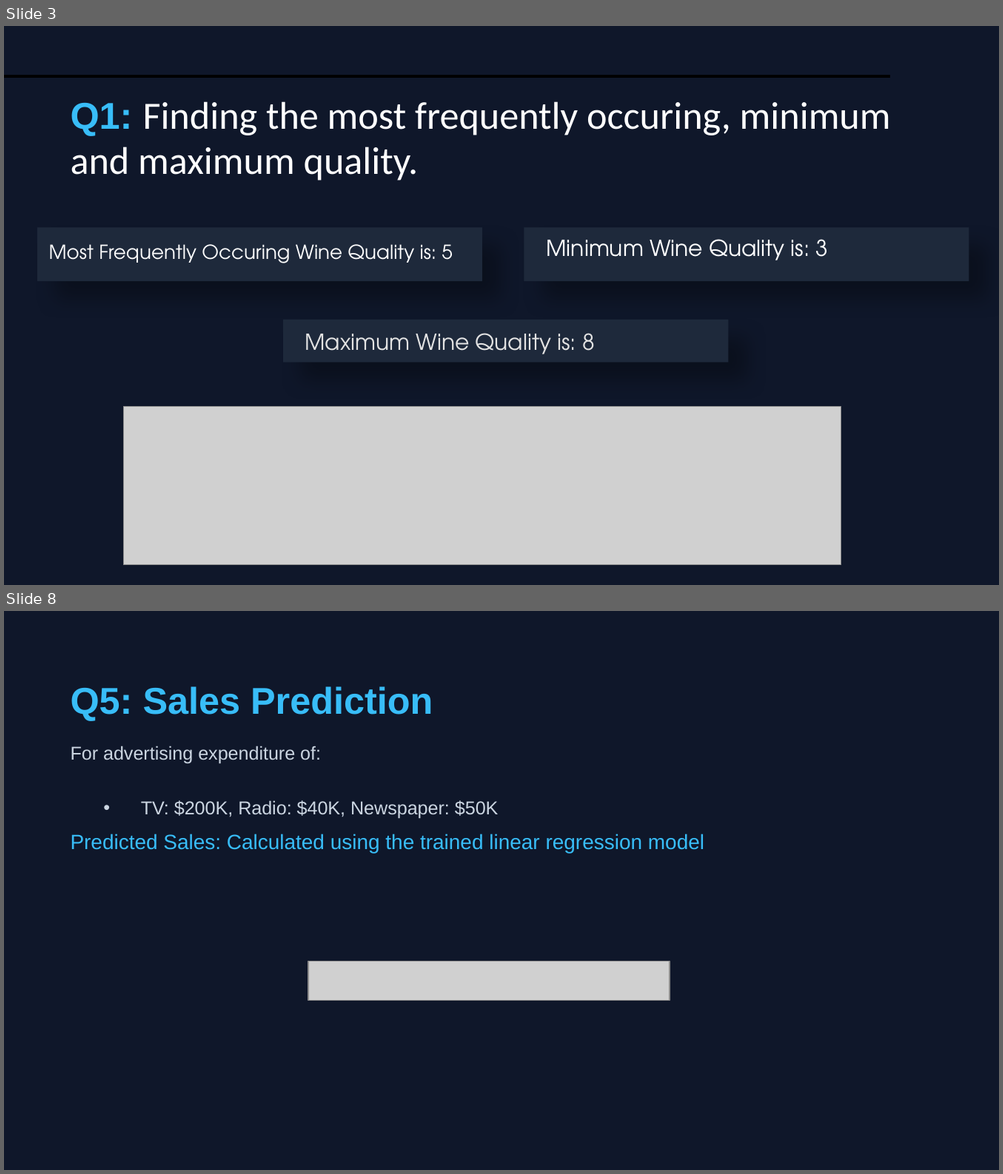
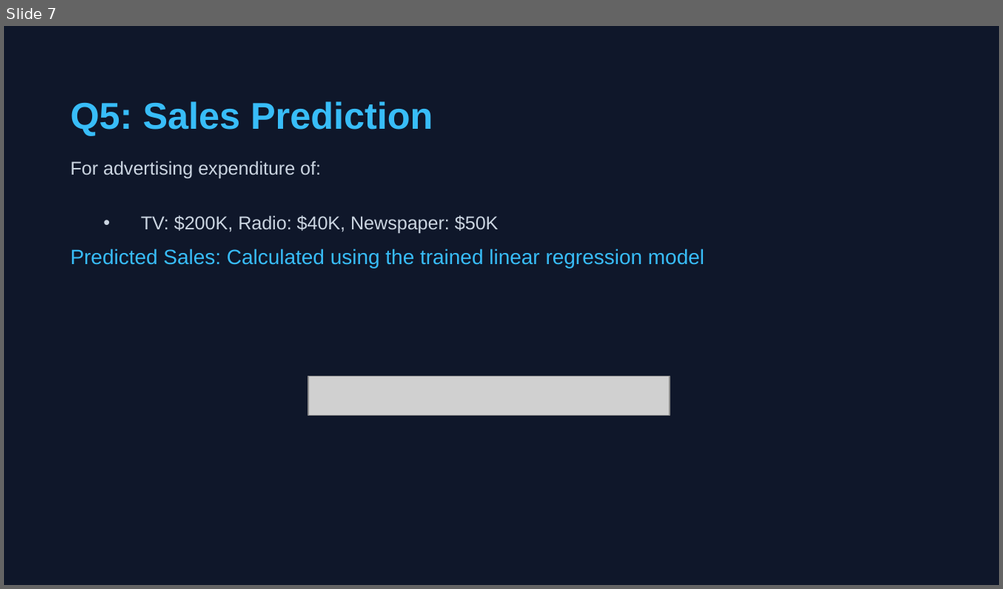
Before and after one commit to nishit-11/Sales-Prediction-Finaltics, a slide deck: Sales Prediction Analysis.pptx. Shown one above the other, each under a label of ours: slides 3 and 8 before the commit, slide 7 after it; the slides between them are not shown. The pictures are 1003x1174 and 1003x589 pixels, drawn with LibreOffice and Linux fonts; fonts in the diff are those of the drawing; grey boxes stand for pictures. Boxes give left, top, right and bottom in pixels: in the first picture for what was removed or moved away, otherwise in the second. Text is boxed around its words. In the diff, an @@ line names an element or a change of style, - is before the commit and + after.

```diff
--- a/Sales Prediction Analysis.pptx
+++ b/Sales Prediction Analysis.pptx
@@ slide 3 removed at [4, 26, 999, 585], background #0F172A @@
@@ rectangle removed at [4, 76, 889, 78] @@
@@ text removed at [71, 101, 891, 181] @@
-Q1: Finding the most frequently occuring, minimum and maximum quality.
@@ rectangle removed at [37, 228, 481, 281] @@
@@ text removed at [49, 244, 452, 264] @@
-Most Frequently Occuring Wine Quality is: 5
@@ rectangle removed at [524, 228, 969, 281] @@
@@ text removed at [546, 239, 828, 261] @@
-Minimum Wine Quality is: 3
@@ rectangle removed at [284, 319, 728, 362] @@
@@ text removed at [305, 333, 595, 355] @@
-Maximum Wine Quality is: 8
@@ picture removed at [123, 407, 840, 565] @@
@@ what was slide 8 is now slide 7 @@
```
Also in this commit, not shown: 5 slides changed, 3 slides added, 2 other slides removed.
